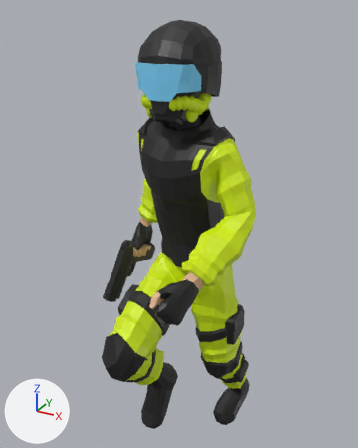
The glTF model public/avatares/av-ciclista-urbano.glb: old version first, new version second.
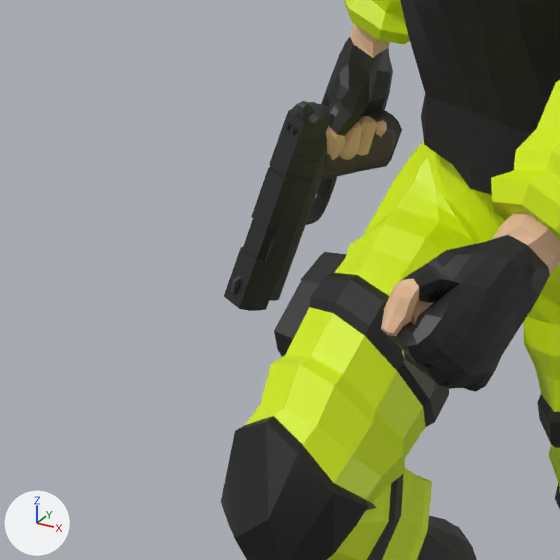
Each version is shown whole from a 50 mm camera at (0.779, -1.471, 1.805) aimed at (-0.057, 0.049, 1.045), then close up on the part from 10% to 56% of the width and 47% to 84% of the height. The axes (+X, +Y, +Z) are drawn at lower left. The lights are the same throughout. The older version's two pictures come first. Vertices at exactly the same position are counted once.

The first close-up shows 'Pistol'.
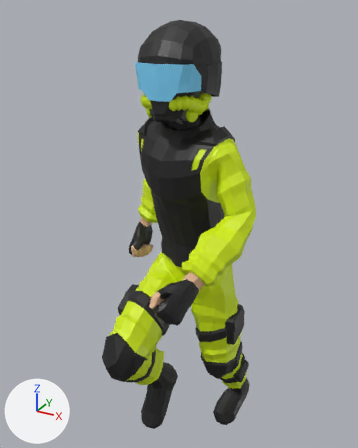
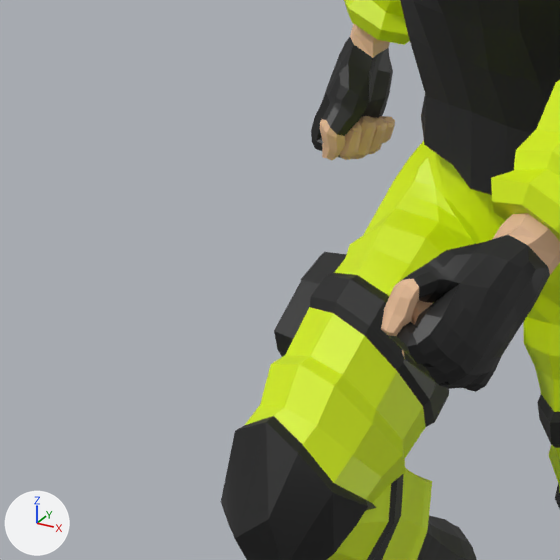
The newer file is also turned or shifted as a whole; pictures and numbers use the older file's frame.

Where the change shows, as pixel boxes [x1, y1, x2, y2] in the close-ups (560 x 560 px):
part 1 of me_cube_204, deleted: before [230, 101, 337, 294]
part 2 of me_cube_204, cut back: before [224, 102, 402, 311]; after [315, 102, 392, 160]

Edits to the bpy script that builds the scene:
```text
Change me_cube_204:
    used by ob_pistol; location = (0.032, 0.057, -0.001)
    remove me_cube_204.from_pydata(...)  # 4529 vertices, 8793 faces; spans x -0.33..0.27, y -0.5..0.39, z 0.0..1.77
    remove me_cube_204.materials.append(mat_darkbrown)  # brown #4b3e36
    remove me_cube_204.materials.append(mat_grey)  # dark grey #3a3a3a
    remove me_cube_204.materials.append(mat_black)  # black #242424
    add me_cube_204.from_pydata(...)  # 3949 vertices, 7753 faces; spans x -0.29..0.27, y -0.5..0.39, z 0.0..1.77
    me_cube_204 part 1: 14 loose pieces with 194 vertices, spanning x -0.33..-0.25, y -0.2..-0.06, z 0.73..0.98, are deleted
    me_cube_204 part 2: 34 vertices moved within x -0.28..-0.22, y -0.09..0.02, z 0.88..0.96; 386 vertices removed from x -0.33..-0.21, y -0.2..0.03, z 0.73..0.97
```
